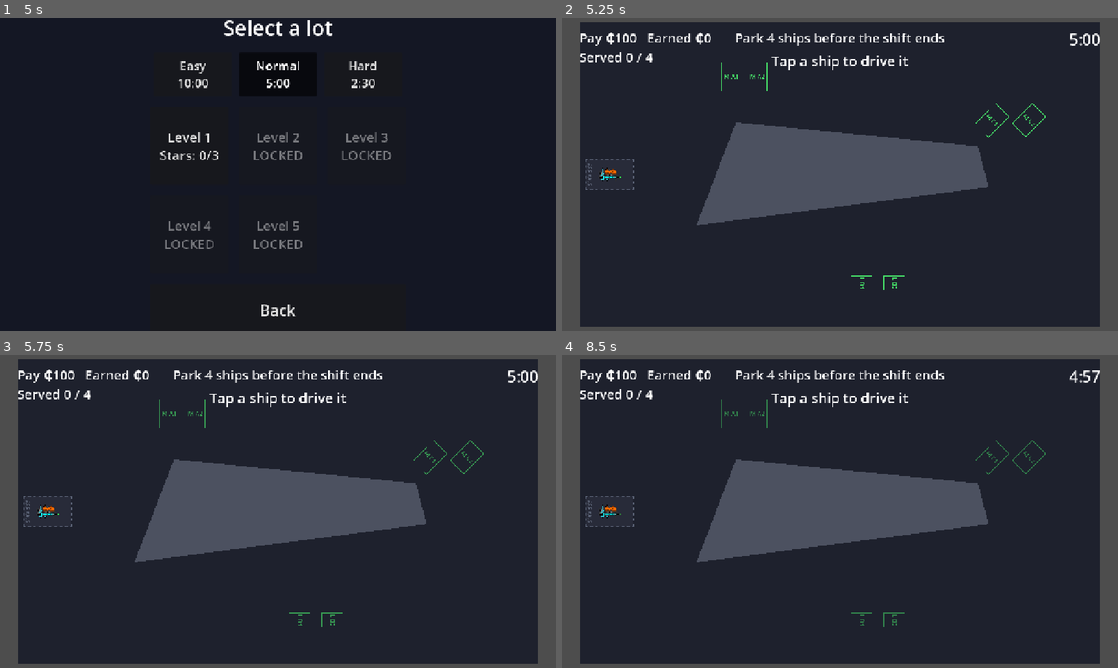
Above: before the commit, frames 1-4 (two rows, left to right).
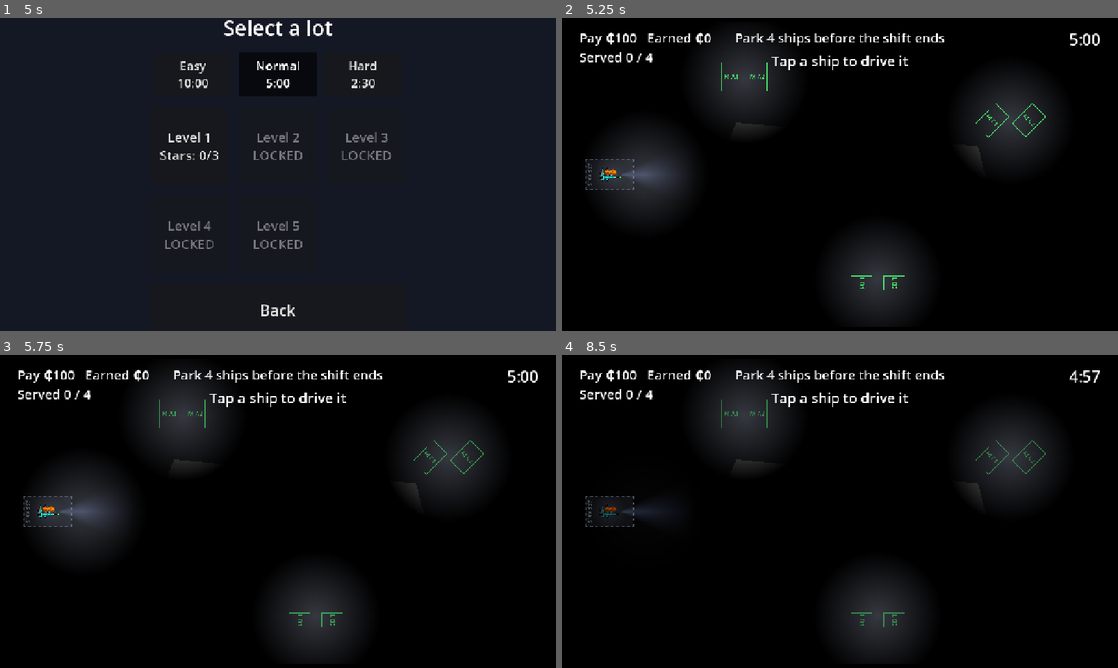
Above: after the commit, the same moments.

Repository: Ennius5/parkin-space
Game: Godot game, scene res://scenes/ui/Title.tscn
The game is run twice, just before and just after one commit, with the same random seed, the same clock (stepped at 60 frames per second) and the same inputs.
Inputs (mouse positions are in pixels of both pictures, inside the frame that each line leads up to):
- Up to frame 1 (5 s): tap Enter at 0.5 s; hold E (rotate_right) 0.53-1.25 s; hold R (stop_rotation) 0.53-1.25 s; click (278, 174) at 0.67 s; click "Play Offline" at 1.25 s; click "Easy 10:00" at 2 s; click "Easy 10:00" at 2.75 s; click "Normal 5:00" at 3.5 s; click "Normal 5:00" at 4.25 s
- Up to frame 2 (5.25 s): click "Level 1 Stars: 0/3" at 5 s
- Up to frame 3 (5.75 s): no input
- Up to frame 4 (8.5 s): tap A (strafe_left) every 0.75 s from 5.75 to 8 s; move the mouse to (728, 527) at 5.77 s; hold Space (brake) 5.78-6.53 s; tap R (stop_rotation) at 5.85, 7.35 s; move the mouse to (895, 442) at 6.52 s; hold E (rotate_right) 6.53-7.28 s; hold R (stop_rotation) 6.53-7.28 s; move the mouse to (812, 574) at 7.27 s; hold S (thrust_back) 7.28-8.03 s; click (812, 574) at 7.42 s; move the mouse to (1006, 558) at 8.02 s; hold Q (rotate_left) from 8.03 s (still down); hold R (stop_rotation) from 8.03 s (still down)

Frame 1 is identical in both runs. In frame 2, 85% of the frame differs, in the area x 0-100%, y 0-100%; in frame 3, 85%; in frame 4, 88%.

Commit message:
feat: pitch-black lots lit by floodlights and ship lights
- Every level is dark, and so is everything beyond its walls
- Floodlights per level cover every space; Level 1's are strong and two flicker
- Ships carry a headlight and a soft glow
- Spaces, zones, the bay, the exit, tier coins and the wanted-back glow ignore the dark

Co-Authored-By: Claude Opus 5.5 <noreply@anthropic.com>

Diff:
--- a/project.godot
+++ b/project.godot
@@ -79,6 +79,8 @@
 
 [rendering]
 
+environment/defaults/default_clear_color=Color(0, 0, 0, 1)
+
 textures/canvas_textures/default_texture_filter=0
 rendering_device/driver.windows="d3d12"
 renderer/rendering_method="gl_compatibility"
--- a/scenes/levels/Level01.tscn
+++ b/scenes/levels/Level01.tscn
@@ -14,6 +14,7 @@
 [ext_resource type="Resource" path="res://resources/ships/Miner.tres" id="16_miner"]
 [ext_resource type="Resource" path="res://resources/ships/Nostrom.tres" id="17_nostrom"]
 
+[ext_resource type="Script" path="res://scripts/actors/Floodlight.gd" id="50_flood"]
 [sub_resource type="RectangleShape2D" id="shape_WallTop"]
 size = Vector2(2480, 40)
 
@@ -106,6 +107,34 @@
 rotation = 0.785398
 label = "C2"
 
+[node name="Floodlights" type="Node2D" parent="."]
+
+[node name="FA" type="PointLight2D" parent="Floodlights"]
+position = Vector2(760, 260)
+script = ExtResource("50_flood")
+radius = 300.0
+strength = 1.8
+
+[node name="FB" type="PointLight2D" parent="Floodlights"]
+position = Vector2(1375, 1180)
+script = ExtResource("50_flood")
+radius = 300.0
+strength = 1.8
+flicker = true
+
+[node name="FC" type="PointLight2D" parent="Floodlights"]
+position = Vector2(1985, 450)
+script = ExtResource("50_flood")
+radius = 300.0
+strength = 1.8
+
+[node name="FEntrance" type="PointLight2D" parent="Floodlights"]
+position = Vector2(300, 700)
+script = ExtResource("50_flood")
+radius = 300.0
+strength = 1.8
+flicker = true
+
 [node name="Ships" type="Node2D" parent="." unique_id=1210579741]
 
 [node name="Entrance" type="Marker2D" parent="." unique_id=2103979376]
--- a/scenes/levels/Level02.tscn
+++ b/scenes/levels/Level02.tscn
@@ -18,6 +18,7 @@
 [ext_resource type="PackedScene" path="res://scenes/ui/ShipPicker.tscn" id="11_picker"]
 [ext_resource type="PackedScene" path="res://scenes/actors/ExitPad.tscn" id="20_exit"]
 
+[ext_resource type="Script" path="res://scripts/actors/Floodlight.gd" id="50_flood"]
 [sub_resource type="RectangleShape2D" id="shape_WallTop"]
 size = Vector2(2480, 40)
 
@@ -153,6 +154,36 @@
 [node name="Exit" parent="." instance=ExtResource("20_exit")]
 position = Vector2(2260, 700)
 
+[node name="Floodlights" type="Node2D" parent="."]
+
+[node name="F1" type="PointLight2D" parent="Floodlights"]
+position = Vector2(1467, 894)
+script = ExtResource("50_flood")
+
+[node name="F2" type="PointLight2D" parent="Floodlights"]
+position = Vector2(1098, 1014)
+script = ExtResource("50_flood")
+
+[node name="F3" type="PointLight2D" parent="Floodlights"]
+position = Vector2(870, 700)
+script = ExtResource("50_flood")
+
+[node name="F4" type="PointLight2D" parent="Floodlights"]
+position = Vector2(1098, 386)
+script = ExtResource("50_flood")
+
+[node name="F5" type="PointLight2D" parent="Floodlights"]
+position = Vector2(1467, 506)
+script = ExtResource("50_flood")
+
+[node name="FEntrance" type="PointLight2D" parent="Floodlights"]
+position = Vector2(300, 700)
+script = ExtResource("50_flood")
+
+[node name="FExit" type="PointLight2D" parent="Floodlights"]
+position = Vector2(2120, 700)
+script = ExtResource("50_flood")
+
 [node name="Ships" type="Node2D" parent="."]
 
 [node name="Entrance" type="Marker2D" parent="."]
--- a/scenes/levels/Level03.tscn
+++ b/scenes/levels/Level03.tscn
@@ -31,6 +31,7 @@
 [ext_resource type="Texture2D" path="res://assets/art/kenney/playerShip3_green.png" id="41_ship3"]
 [ext_resource type="Texture2D" path="res://assets/art/kenney/playerShip3_damage3.png" id="42_dmg3"]
 
+[ext_resource type="Script" path="res://scripts/actors/Floodlight.gd" id="50_flood"]
 [sub_resource type="RectangleShape2D" id="shape_WallTop"]
 size = Vector2(2480, 40)
 
@@ -240,6 +241,32 @@
 texture = ExtResource("40_rock3")
 art_scale = 1.0
 
+[node name="Floodlights" type="Node2D" parent="."]
+
+[node name="FA" type="PointLight2D" parent="Floodlights"]
+position = Vector2(760, 260)
+script = ExtResource("50_flood")
+
+[node name="FB" type="PointLight2D" parent="Floodlights"]
+position = Vector2(1375, 1180)
+script = ExtResource("50_flood")
+
+[node name="FC" type="PointLight2D" parent="Floodlights"]
+position = Vector2(1985, 450)
+script = ExtResource("50_flood")
+
+[node name="FD" type="PointLight2D" parent="Floodlights"]
+position = Vector2(490, 1180)
+script = ExtResource("50_flood")
+
+[node name="FE" type="PointLight2D" parent="Floodlights"]
+position = Vector2(2260, 950)
+script = ExtResource("50_flood")
+
+[node name="FEntrance" type="PointLight2D" parent="Floodlights"]
+position = Vector2(300, 700)
+script = ExtResource("50_flood")
+
 [node name="Ships" type="Node2D" parent="."]
 
 [node name="Entrance" type="Marker2D" parent="."]
--- a/scripts/Level.gd
+++ b/scripts/Level.gd
@@ -72,6 +72,7 @@
 	_controls.done_pressed.connect(release_ship)
 	_picker.picked.connect(_on_picked)
 	_lot_camera.make_current()
+	_add_darkness()
 	_add_arrival_bay()
 	spawn_next_customer()
 	_hud.show_hint("Tap a ship to drive it", 4.0)
@@ -427,3 +428,11 @@
 		if zone.touches(ship):
 			return true
 	return false
+
+
+## Every lot is pitch black: only floodlights and the ships' own lights show what's there.
+func _add_darkness() -> void:
+	var dark := CanvasModulate.new()
+	dark.name = "Darkness"
+	dark.color = Color.BLACK
+	add_child(dark)
--- a/scripts/actors/ArrivalBay.gd
+++ b/scripts/actors/ArrivalBay.gd
@@ -10,6 +10,7 @@
 
 ## An invisible wall over the bay that keeps drifting rocks out, so they can never stall arrivals.
 func _ready() -> void:
+	material = Lighting.unlit()  # a marking, always readable in the dark
 	var wall := StaticBody2D.new()
 	wall.collision_layer = ROCK_BARRIER_LAYER
 	wall.collision_mask = 0
--- a/scripts/actors/ExitPad.gd
+++ b/scripts/actors/ExitPad.gd
@@ -5,6 +5,10 @@
 const SIZE := Vector2(140, 220)
 const COLOR := Color(1, 0.82, 0.2)
 
+
+
+func _ready() -> void:
+	material = Lighting.unlit()  # a marking, always readable in the dark
 
 func contains(point: Vector2) -> bool:
 	return Rect2(-SIZE / 2, SIZE).has_point(to_local(point))
--- /dev/null
+++ b/scripts/actors/Floodlight.gd
@@ -0,0 +1,32 @@
+class_name Floodlight
+extends PointLight2D
+## A lamp over the lot. In the dark it's the only way to see the floor, ships and rocks around it.
+## A flickering one cuts out briefly now and then.
+
+@export var radius := 280.0  # how far the light reaches, in pixels
+@export var strength := 1.3
+@export var flicker := false
+
+
+func _ready() -> void:
+	texture = Lighting.round_texture()
+	texture_scale = radius * 2.0 / Lighting.TEXTURE_SIZE
+	color = Color(1.0, 0.95, 0.8)
+	energy = strength
+
+
+func _process(_delta: float) -> void:
+	if flicker:
+		energy = energy_at(Time.get_ticks_msec() / 1000.0)
+
+
+## Brightness at a moment in time. Steady lamps always shine at full strength; flickering ones
+## stutter for a moment every few seconds, each lamp to its own rhythm.
+func energy_at(t: float) -> float:
+	if not flicker:
+		return strength
+	var offset := position.x * 0.013 + position.y * 0.007
+	var cycle := fmod(t + offset, 4.0)
+	if cycle < 0.35:
+		return strength * (0.1 if sin(cycle * 90.0) > 0.0 else 0.6)
+	return strength
--- a/scripts/actors/ParkingSpace.gd
+++ b/scripts/actors/ParkingSpace.gd
@@ -18,6 +18,10 @@
 
 var _pulse := 0.0
 
+
+
+func _ready() -> void:
+	material = Lighting.unlit()  # a marking, always readable in the dark
 
 func size() -> Vector2:
 	return ParkingRules.SPACE_SIZES[space_class]
--- a/scripts/actors/RadiationZone.gd
+++ b/scripts/actors/RadiationZone.gd
@@ -8,6 +8,10 @@
 
 @export var radius := 110.0
 
+
+
+func _ready() -> void:
+	material = Lighting.unlit()  # a marking, always readable in the dark
 
 func touches(ship: Ship) -> bool:
 	for p in ship.hull_points():
--- a/scripts/actors/Ship.gd
+++ b/scripts/actors/Ship.gd
@@ -8,6 +8,8 @@
 const DRIVE_ACTIONS := ["thrust_forward", "thrust_back", "strafe_left", "strafe_right", "rotate_left", "rotate_right"]
 const ROTATE_ACTIONS: PackedStringArray = ["rotate_left", "rotate_right"]
 const GLOW_COLOR := Color(1.0, 0.85, 0.3)  # outline of a ship whose owner wants it back
+const GLOW_SCALE := 1.7  # the soft light around a ship, relative to its longest side
+const HEADLIGHT_SCALE := 1.6
 const CLASS_COLORS := {
 	ShipSpec.ShipClass.LIGHT: Color(0.35, 0.85, 0.95),
 	ShipSpec.ShipClass.MEDIUM: Color(0.98, 0.85, 0.3),
@@ -31,6 +33,7 @@
 @onready var _drive_camera: Camera2D = $DriveCamera
 
 var _badge := Node2D.new()
+var _request_glow := Node2D.new()
 
 
 func _ready() -> void:
@@ -64,7 +67,32 @@
 	_badge.top_level = true  # stays upright while the ship turns
 	_badge.z_index = 10
 	_badge.draw.connect(_draw_badge)
+	_badge.material = Lighting.unlit()
 	add_child(_badge)
+	_request_glow.name = "RequestGlow"
+	_request_glow.show_behind_parent = true
+	_request_glow.material = Lighting.unlit()
+	_request_glow.draw.connect(_draw_glow)
+	add_child(_request_glow)
+	_add_lights()
+
+
+## A headlight beam from the nose and a soft glow around the hull, so a ship lights its own way.
+func _add_lights() -> void:
+	var head := PointLight2D.new()
+	head.name = "Headlight"
+	head.texture = Lighting.cone_texture()
+	head.texture_scale = HEADLIGHT_SCALE
+	head.energy = 1.4
+	head.color = Color(0.85, 0.92, 1.0)
+	head.position = Vector2(0, -spec.hull_size.y / 2.0 - Lighting.CONE_APEX * HEADLIGHT_SCALE)
+	add_child(head)
+	var glow := PointLight2D.new()
+	glow.name = "Glow"
+	glow.texture = Lighting.round_texture()
+	glow.texture_scale = maxf(spec.hull_size.x, spec.hull_size.y) / Lighting.TEXTURE_SIZE * GLOW_SCALE
+	glow.energy = 0.6
+	add_child(glow)
 
 
 func _show_layer(sprite: Sprite2D, texture: Texture2D) -> void:
@@ -75,8 +103,7 @@
 
 
 func _process(_delta: float) -> void:
-	if is_glowing():
-		queue_redraw()  # the glow pulses
+	_request_glow.queue_redraw()  # the glow pulses, and must vanish once the ship is picked up
 	if _lights.visible:
 		_lights.modulate.a = lights_level()
 	_badge.global_position = global_position + Vector2(0, -(maxf(spec.hull_size.x, spec.hull_size.y) / 2.0 + 24.0))
@@ -163,7 +190,6 @@
 		_drive_camera.make_current()
 		if customer and customer.requested:
 			customer.request_seen = true
-			queue_redraw()
 
 
 func set_parked() -> void:
@@ -215,8 +241,6 @@
 func _draw() -> void:
 	if spec == null:
 		return
-	if is_glowing():
-		_draw_glow()
 	if spec.texture == null:
 		_draw_placeholder_hull()
 	for i in firing:
@@ -225,6 +249,8 @@
 
 ## A translucent pulsing outline around the hull, drawn under the ship's art.
 func _draw_glow() -> void:
+	if not is_glowing():
+		return
 	var outline := spec.hull_polygon
 	if outline.size() < 3:
 		var h := spec.hull_size / 2
@@ -232,8 +258,8 @@
 	var closed := outline.duplicate()
 	closed.append(outline[0])
 	var pulse := 0.5 + 0.5 * sin(Time.get_ticks_msec() / 250.0)
-	draw_polyline(closed, Color(GLOW_COLOR, 0.15 + 0.15 * pulse), 18.0, true)
-	draw_polyline(closed, Color(GLOW_COLOR, 0.35 + 0.3 * pulse), 6.0, true)
+	_request_glow.draw_polyline(closed, Color(GLOW_COLOR, 0.15 + 0.15 * pulse), 18.0, true)
+	_request_glow.draw_polyline(closed, Color(GLOW_COLOR, 0.35 + 0.3 * pulse), 6.0, true)
 
 
 ## Exhaust points away from the push; bigger thrusters get longer flames.
--- /dev/null
+++ b/scripts/core/Lighting.gd
@@ -0,0 +1,54 @@
+class_name Lighting
+## Shared pieces for the dark lots: a material for markers that ignore lighting, and the
+## light shapes, generated once and reused by every light.
+
+const TEXTURE_SIZE := 256  # light textures are this many pixels across at texture_scale 1
+const CONE_APEX := 102.0  # the headlight beam's tip sits this many pixels below the texture's centre
+
+static var _unlit: CanvasItemMaterial
+static var _round: Texture2D
+static var _cone: Texture2D
+
+
+## For markings the player must always read (spaces, zones, coins): drawn at full brightness in the dark.
+static func unlit() -> CanvasItemMaterial:
+	if _unlit == null:
+		_unlit = CanvasItemMaterial.new()
+		_unlit.light_mode = CanvasItemMaterial.LIGHT_MODE_UNSHADED
+	return _unlit
+
+
+## A soft disc, bright in the middle and fading to nothing at the edge.
+static func round_texture() -> Texture2D:
+	if _round == null:
+		var g := GradientTexture2D.new()
+		g.width = TEXTURE_SIZE
+		g.height = TEXTURE_SIZE
+		g.fill = GradientTexture2D.FILL_RADIAL
+		g.fill_from = Vector2(0.5, 0.5)
+		g.fill_to = Vector2(1.0, 0.5)
+		var grad := Gradient.new()
+		grad.set_color(0, Color.WHITE)
+		grad.set_color(1, Color(1, 1, 1, 0))
+		g.gradient = grad
+		_round = g
+	return _round
+
+
+## A headlight beam pointing up (-Y), brightest at its tip and along its middle.
+static func cone_texture() -> Texture2D:
+	if _cone == null:
+		var img := Image.create(TEXTURE_SIZE, TEXTURE_SIZE, false, Image.FORMAT_RGBA8)
+		var apex := Vector2(TEXTURE_SIZE / 2.0, TEXTURE_SIZE / 2.0 + CONE_APEX)
+		var half_angle := deg_to_rad(28.0)
+		for y in TEXTURE_SIZE:
+			for x in TEXTURE_SIZE:
+				var d := Vector2(x, y) - apex
+				var a := 0.0
+				if d.y < 0.0:
+					var angle := absf(atan2(d.x, -d.y))
+					if angle < half_angle:
+						a = clampf(1.0 - d.length() / 220.0, 0.0, 1.0) * (1.0 - angle / half_angle)
+				img.set_pixel(x, y, Color(1, 1, 1, a))
+		_cone = ImageTexture.create_from_image(img)
+	return _cone
--- /dev/null
+++ b/tests/test_lighting.gd
@@ -0,0 +1,114 @@
+extends TestCase
+
+const SHIP_SCENE := preload("res://scenes/actors/Ship.tscn")
+const LEVELS := ["res://scenes/levels/Level01.tscn", "res://scenes/levels/Level02.tscn", "res://scenes/levels/Level03.tscn"]
+
+
+func _is_unlit(item: CanvasItem) -> bool:
+	var m := item.material as CanvasItemMaterial
+	return m != null and m.light_mode == CanvasItemMaterial.LIGHT_MODE_UNSHADED
+
+
+func _floodlights(level: Node) -> Array[Floodlight]:
+	var lights: Array[Floodlight] = []
+	for child in level.get_node("Floodlights").get_children():
+		lights.append(child as Floodlight)
+	return lights
+
+
+func test_space_beyond_the_lot_is_black() -> void:
+	assert_eq(ProjectSettings.get_setting("rendering/environment/defaults/default_clear_color"), Color.BLACK)
+
+
+func test_floodlight_reaches_its_radius() -> void:
+	var flood := Floodlight.new()
+	flood.radius = 300.0
+	tree.root.add_child(flood)
+	assert_true(flood.texture != null)
+	assert_almost(flood.texture_scale * Lighting.TEXTURE_SIZE / 2.0, 300.0, 0.01)
+	flood.queue_free()
+
+
+func test_steady_floodlight_never_flickers() -> void:
+	var flood := Floodlight.new()
+	flood.strength = 1.5
+	for i in 200:
+		assert_eq(flood.energy_at(i * 0.05), 1.5)
+	flood.free()
+
+
+func test_flickering_floodlight_dips_now_and_then() -> void:
+	var flood := Floodlight.new()
+	flood.strength = 1.5
+	flood.flicker = true
+	var dips := 0
+	for i in 400:  # 20 s
+		var e := flood.energy_at(i * 0.05)
+		assert_true(e >= 0.0 and e <= 1.5)
+		if e < 1.0:
+			dips += 1
+	assert_true(dips > 0, "it dips")
+	assert_true(dips < 200, "but is mostly on: %d" % dips)
+	flood.free()
+
+
+func test_ships_carry_a_headlight_and_a_glow() -> void:
+	var ship: Ship = SHIP_SCENE.instantiate()
+	ship.spec = ship_spec("light_scout")
+	ship.freeze = true
+	tree.root.add_child(ship)
+	var head := ship.get_node_or_null("Headlight") as PointLight2D
+	var glow := ship.get_node_or_null("Glow") as PointLight2D
+	assert_true(head != null and glow != null)
+	if head and glow:
+		assert_true(head.position.y < 0.0, "the headlight shines ahead")
+		assert_almost(glow.texture_scale, maxf(ship.spec.hull_size.x, ship.spec.hull_size.y) / Lighting.TEXTURE_SIZE * Ship.GLOW_SCALE, 0.001)
+	assert_true(_is_unlit(ship.get_node("Badge")), "the tier coin is always readable")
+	assert_true(_is_unlit(ship.get_node("RequestGlow")), "the wanted-back glow is always readable")
+	ship.queue_free()
+
+
+func test_markers_ignore_the_dark() -> void:
+	var space: ParkingSpace = load("res://scenes/actors/ParkingSpace.tscn").instantiate()
+	var exit: ExitPad = load("res://scenes/actors/ExitPad.tscn").instantiate()
+	var zone := RadiationZone.new()
+	var bay := ArrivalBay.new()
+	for item: CanvasItem in [space, exit, zone, bay]:
+		tree.root.add_child(item)
+		assert_true(_is_unlit(item), item.get_class())
+		item.queue_free()
+
+
+func test_every_level_is_dark() -> void:
+	for path in LEVELS:
+		var level: Level = load(path).instantiate()
+		level.change_scene_on_end = false
+		tree.root.add_child(level)
+		await tree.process_frame
+		var dark := level.get_node_or_null("Darkness") as CanvasModulate
+		assert_true(dark != null and dark.color == Color.BLACK, path)
+		level.free()
+
+
+func test_floodlights_light_every_space() -> void:
+	for path in LEVELS:
+		var level: Level = load(path).instantiate()
+		var lights := _floodlights(level)
+		assert_true(lights.size() >= 4, "%s has floodlights" % path)
+		for space: ParkingSpace in level.get_node("Spaces").get_children():
+			var lit := false
+			for flood in lights:
+				lit = lit or flood.position.distance_to(space.position) <= flood.radius * 0.75
+			assert_true(lit, "%s %s is under a floodlight" % [path, space.label])
+		level.free()
+
+
+func test_level01_has_strong_floodlights_and_two_flicker() -> void:
+	var level: Level = load(LEVELS[0]).instantiate()
+	var flickering := 0
+	for flood in _floodlights(level):
+		assert_true(flood.strength >= 1.8, "strong")
+		if flood.flicker:
+			flickering += 1
+	assert_eq(flickering, 2)
+	level.free()
Not shown, added: scripts/actors/Floodlight.gd.uid
Not shown, added: scripts/core/Lighting.gd.uid
Not shown, added: tests/test_lighting.gd.uid
Not shown, changed: docs/GDD.md
